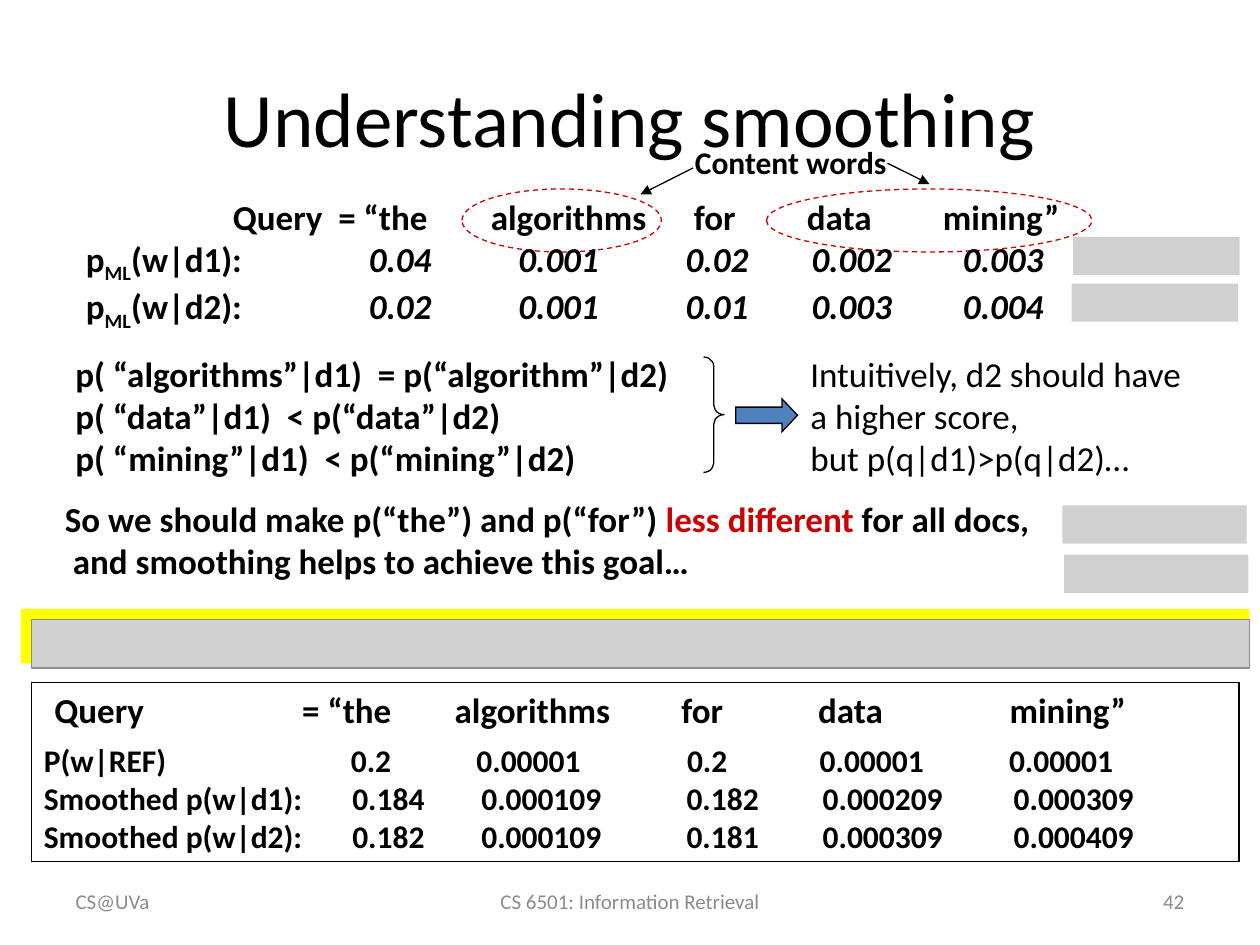
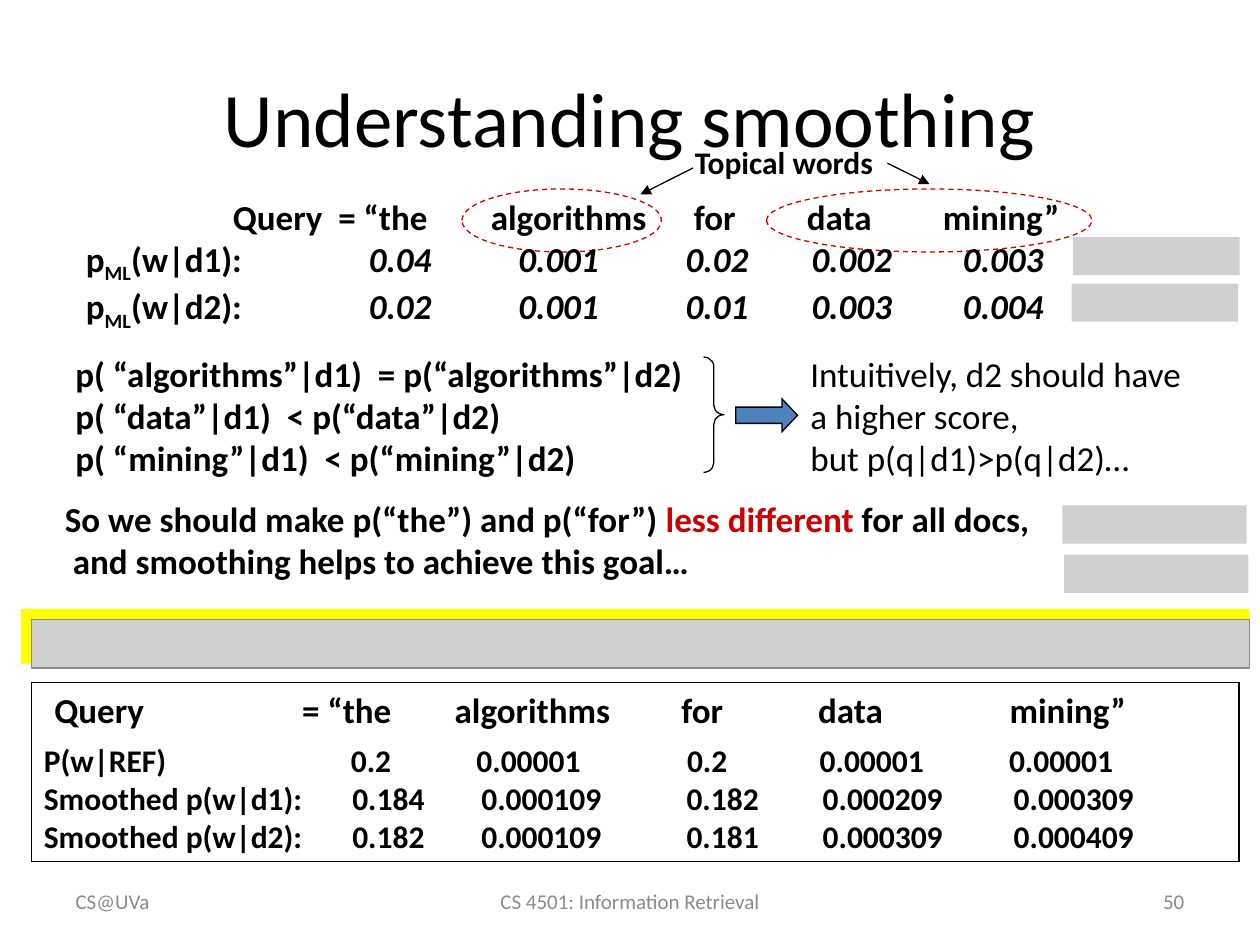
Before and after one commit to wang296/IR2015, a slide deck: slide 50 of docs/Language Models.pptx (slide 42 before the commit). Drawn at 1260x945 pixels with LibreOffice and Linux fonts; fonts in the diff are those of the drawing; grey boxes stand for pictures. Boxes give left, top, right and bottom in pixels: in the first picture for what was removed or moved away, otherwise in the second. Text is boxed around its words. In the diff, an @@ line names an element or a change of style, - is before the commit and + after.

```diff
--- a/docs/Language Models.pptx
+++ b/docs/Language Models.pptx
@@ text at [695,147,873,179]: text changed @@
-Content words
+Topical words
@@ text at [75,361,682,393]: text changed @@
-p( “algorithms”|d1) = p(“algorithm”|d2)
+p( “algorithms”|d1) = p(“algorithms”|d2)
@@ text at [500,894,759,909]: text changed @@
-CS 6501: Information Retrieval
+CS 4501: Information Retrieval
@@ page number at [1163,895,1184,909]: text changed @@
-42
+50
```
Also in this commit, not shown: 43 other slides changed, 9 slides added, 1 slide removed, 1 other file.
